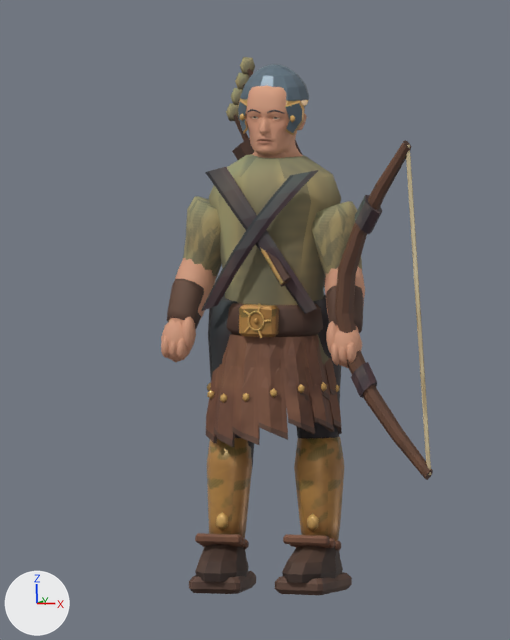
The Blender file art/blend/sagittarius.blend: old version first, new version second.
Rendered twice from the file's camera 'Art review camera'. Lighting does not change. The marker at lower left points along +X, +Y and +Z. The older version comes first.

The older version as bpy lines, for what is in view:
```python
me_sagittarius_color_and_skin = bpy.data.meshes.new('sagittarius color and skin')
me_sagittarius_color_and_skin.from_pydata(...)  # 5398 vertices, 6805 faces; spans x -0.31..0.55, y -0.21..0.25, z -0.01..1.55
me_sagittarius_color_and_skin.materials.append(mat_painted_metal_edges__textile_and_clay)
ob_sagittarius = bpy.data.objects.new('sagittarius', me_sagittarius_color_and_skin)
ob_sagittarius.location = (0.0, 0.0, 0.0)
```
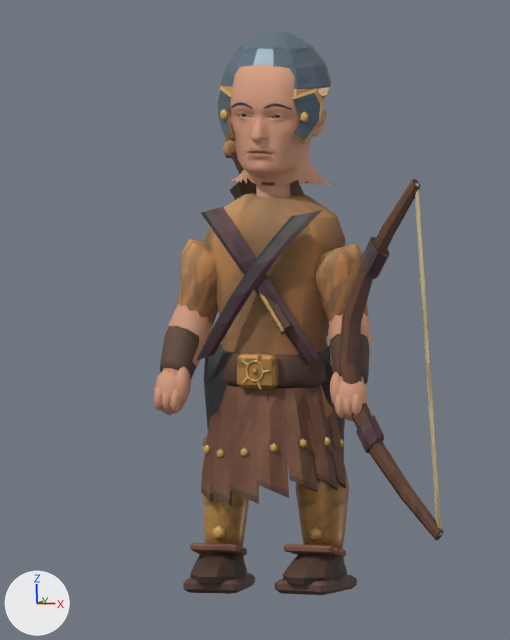
What differs and where, as boxes (x1, y1, x2, y2) in the pictures (510 x 640 px; the box of a moved part takes in the faces that stretch with it):
'sagittarius', reshaped (6% wider): before (161, 57, 433, 595); after (154, 30, 443, 595)
part 1 of me_sagittarius_color_and_skin, moved or reshaped: before (226, 103, 239, 121); after (223, 139, 237, 158)
part 2 of me_sagittarius_color_and_skin, moved or reshaped (mostly hidden afterwards): before (231, 88, 243, 105); after (230, 133, 235, 141)
part 3 of me_sagittarius_color_and_skin, moved or reshaped (not visible afterwards): before (235, 72, 249, 90)
part 4 of me_sagittarius_color_and_skin, moved or reshaped (not visible afterwards): before (240, 57, 255, 75)
part 5 of me_sagittarius_color_and_skin, moved or reshaped: before (234, 115, 248, 141); after (231, 152, 243, 174)
part 6 of me_sagittarius_color_and_skin, moved or reshaped (mostly hidden): before (232, 138, 326, 288); after (230, 178, 329, 336)
part 7 of me_sagittarius_color_and_skin, moved or reshaped: before (248, 311, 264, 331); after (246, 360, 264, 382)
part 8 of me_sagittarius_color_and_skin, moved or reshaped: before (239, 113, 244, 121); after (219, 109, 227, 121)
part 9 of me_sagittarius_color_and_skin, moved or reshaped: before (290, 115, 295, 122); after (300, 112, 309, 123)
part 10 of me_sagittarius_color_and_skin, moved or reshaped: before (240, 98, 309, 107); after (221, 85, 330, 99)
part 11 of me_sagittarius_color_and_skin, moved or reshaped: before (240, 64, 309, 101); after (221, 30, 331, 89)
part 12 of me_sagittarius_color_and_skin, moved or reshaped: before (246, 85, 306, 157); after (229, 64, 338, 186)
part 13 of me_sagittarius_color_and_skin, moved or reshaped: before (267, 110, 285, 114); after (264, 103, 292, 110)
part 14 of me_sagittarius_color_and_skin, moved or reshaped: before (161, 99, 433, 595); after (154, 86, 443, 595)

The change in detail:
me_sagittarius_color_and_skin is used by ob_sagittarius; location (0.0, 0.0, 0.0).
me_sagittarius_color_and_skin had 5398 vertices, 6805 faces and spanned x -0.31..0.55, y -0.21..0.25, z -0.01..1.55.
me_sagittarius_color_and_skin now has 5398 vertices, 6805 faces and spans x -0.33..0.59, y -0.23..0.26, z -0.01..1.65.
me_sagittarius_color_and_skin part 1: the loose piece of 12 vertices spanning x -0.2..-0.16, y 0.16..0.18, z 1.36..1.41 is moved by (-0.01, 0.01, -0.11).
me_sagittarius_color_and_skin part 2: the loose piece of 12 vertices spanning x -0.19..-0.14, y 0.16..0.18, z 1.41..1.46 is moved by (-0.01, 0.01, -0.11).
me_sagittarius_color_and_skin part 3: the loose piece of 12 vertices spanning x -0.17..-0.13, y 0.16..0.18, z 1.45..1.51 is moved by (-0.01, 0.01, -0.1).
me_sagittarius_color_and_skin part 4: the loose piece of 12 vertices spanning x -0.16..-0.11, y 0.16..0.18, z 1.5..1.55 is moved by (-0.01, 0.01, -0.1).
me_sagittarius_color_and_skin part 5: the loose piece of 12 vertices spanning x -0.18..-0.07, y 0.16..0.18, z 1.17..1.38 is moved by (-0.01, 0.01, -0.12).
me_sagittarius_color_and_skin part 6: the loose piece of 27 vertices spanning x -0.17..0.2, y 0.08..0.25, z 0.84..1.38 is scaled about its middle by 1.07, then moved by (0.0, 0.01, -0.13).
me_sagittarius_color_and_skin part 7: the loose piece of 96 vertices spanning x -0.03..0.03, y -0.16, z 0.77..0.83 is moved by (0.0, -0.01, -0.15).
me_sagittarius_color_and_skin part 8: the loose piece of 12 vertices spanning x -0.09..-0.07, y -0.06..-0.05, z 1.38..1.41 is moved by (-0.05, -0.03, 0.01).
me_sagittarius_color_and_skin part 9: the loose piece of 12 vertices spanning x 0.07..0.09, y -0.06..-0.05, z 1.38..1.41 is moved by (0.05, -0.03, 0.01).
me_sagittarius_color_and_skin part 10: the loose piece of 56 vertices spanning x -0.1..0.1, y -0.08..0.1, z 1.43..1.45 is scaled about its middle by 1.6, then moved by (0.0, 0.01, 0.03).
me_sagittarius_color_and_skin part 11: the loose piece of 84 vertices spanning x -0.11..0.11, y -0.08..0.1, z 1.43..1.55 is scaled about its middle by 1.6, then moved by (0.0, 0.01, 0.06).
me_sagittarius_color_and_skin part 12: the loose piece of 1604 vertices spanning x -0.11..0.11, y -0.11..0.09, z 1.26..1.51 is scaled about its middle by 1.6.
me_sagittarius_color_and_skin part 13: the loose piece of 56 vertices spanning x 0.01..0.06, y -0.09..-0.07, z 1.41..1.42 is scaled about its middle by 1.6, then moved by (0.02, -0.05, 0.02).
me_sagittarius_color_and_skin part 14: 2911 of 5398 vertices moved; they spanned x -0.31..0.55, y -0.21..0.18, z -0.01..1.45 and now span x -0.33..0.59, y -0.23..0.19, z -0.01..1.49; mean shift (0.0, -0.01, -0.13); largest move (0.53, -0.16, 0.34) -> (0.57, -0.17, 0.17).
Other edits to the shape of me_sagittarius_color_and_skin do not show in these pictures.
